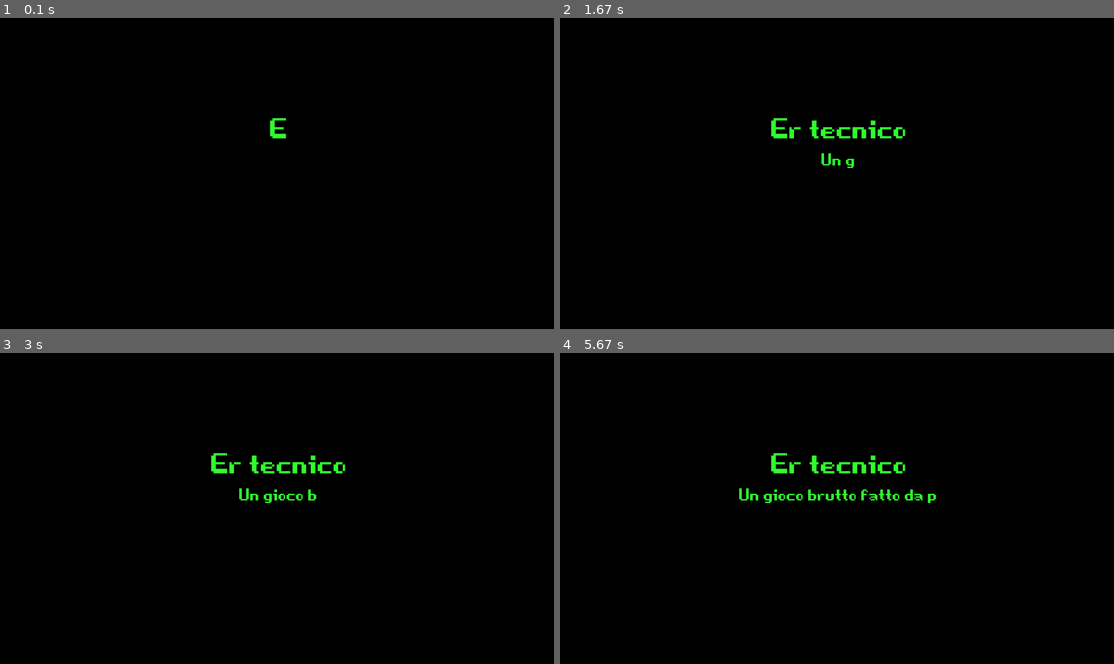
Above: before the commit, frames 1-4 (two rows, left to right).
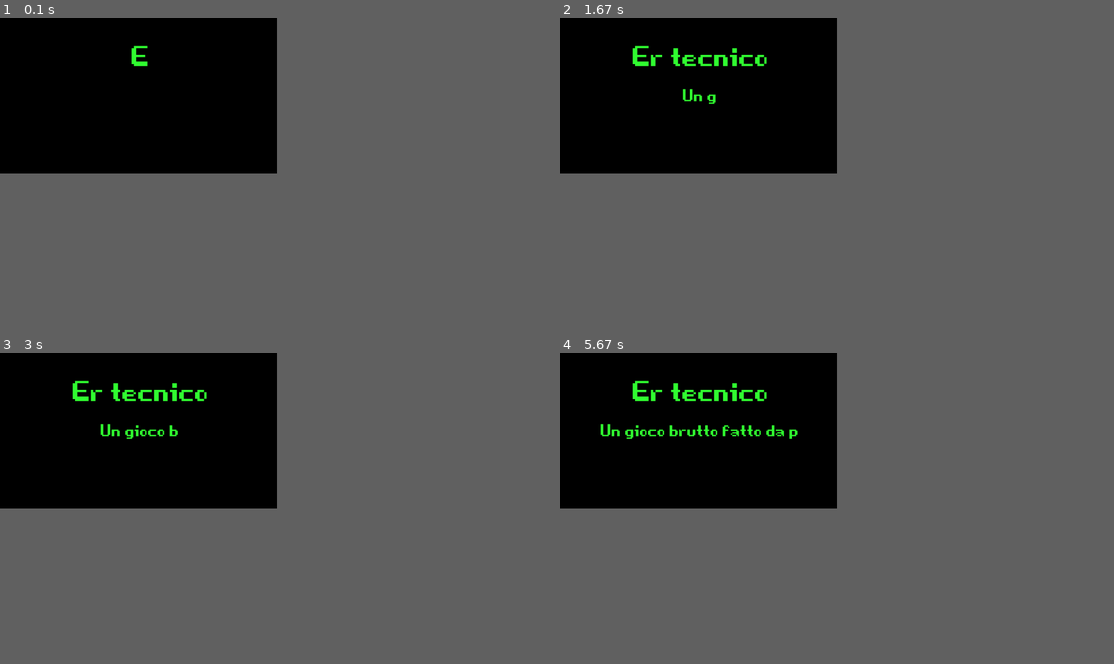
Above: after the commit, the same moments.

Repository: zThundy/pygame-jam
Game: pygame game, started from main.py
The game is run twice, just before and just after one commit, with the same random seed, the same clock (stepped at 60 frames per second) and the same inputs.
Inputs:
- Up to frame 1 (0.1 s): no input
- Up to frame 2 (1.67 s): no input
- Up to frame 3 (3 s): no input
- Up to frame 4 (5.67 s): no input
In our replay, the window is 900x506 before the commit and 450x253 after it. These sizes can differ from the game's own. Grey fills any space a smaller window leaves; there, only what the larger window draws over its background counts as a difference.

The runs differ from the first frame. In frame 1, 0.3% of the frame differs, in the area x 23-52%, y 8-39%; in frame 2, 1.4%; in frame 3, 1.6%; in frame 4, 2.3%, in the area x 7-68%, y 8-49%.

Commit message:
added player class

Diff:
--- a/main.py
+++ b/main.py
@@ -1,7 +1,9 @@
 import sys, pygame, time, math, random
 from pygame.locals import *
 
-size = width, height = 1920, 1080
+from player import Player
+
+size = width, height = 960, 540
 GAME_NAME = "Er tecnico"
 GAME_SUBTITLE = "Un gioco brutto fatto da poppity"
 
@@ -39,17 +41,25 @@
         # ovverwrite prev font element to have bigger dimension
         FONT = pygame.font.Font("./fonts/game_over.ttf", 250)
         main_title = FONT.render(first_string, True, (50, 255, 50))
-        SCREEN.blit(main_title, (SCREEN.get_width()/2 - main_title.get_width()/2, 300))
+        SCREEN.blit(main_title, (SCREEN.get_width()/2 - main_title.get_width()/2, SCREEN.get_height()/2 - (main_title.get_height()/2 + 150)))
 
         FONT = pygame.font.Font("./fonts/game_over.ttf", 150)
         main_subtitle = FONT.render(second_stirng, True, (50, 255, 50))
-        SCREEN.blit(main_subtitle, (SCREEN.get_width()/2 - main_subtitle.get_width()/2, main_title.get_height() + 300))
+        SCREEN.blit(main_subtitle, (SCREEN.get_width()/2 - main_subtitle.get_width()/2, main_title.get_height() + SCREEN.get_height()/2 - (main_subtitle.get_height()/2 + 150)))
 
         # update display
         pygame.display.update()
         # wait for 10 seconds
         pygame.time.delay(10)
 
+        if len(first_string) == len(GAME_NAME) and len(second_stirng) == len(GAME_SUBTITLE):
+            pygame.time.delay(2500)
+            break
+
+
+def showTitleScreen():
+    player = Player()
+    print(player)
 
 
 def main():
@@ -68,11 +78,11 @@
     # use font pygame
     FONT = pygame.font.Font("./fonts/game_over.ttf", 200)
 
-    # get player skin
-    player = pygame.image.load("./sprites/pg.png")
-
     # show splash screen png
     showSplashScreen()
 
+    # show title screen after splash screen
+    showTitleScreen()
+
 if __name__ == "__main__":
     main()
--- /dev/null
+++ b/player.py
@@ -0,0 +1,14 @@
+import pygame
+
+class Player:
+    position = pygame.Vector2()
+    position.xy = 295, 100
+    velocity = pygame.Vector2()
+    velocity.xy = 3, 0
+    acceleration = 0.1
+    rightSprite = pygame.image.load("./sprites/test.png")
+    leftSprite = pygame.transform.flip(rightSprite, True, False)
+    currentSprite = rightSprite
+
+    def getSprite():
+        return
